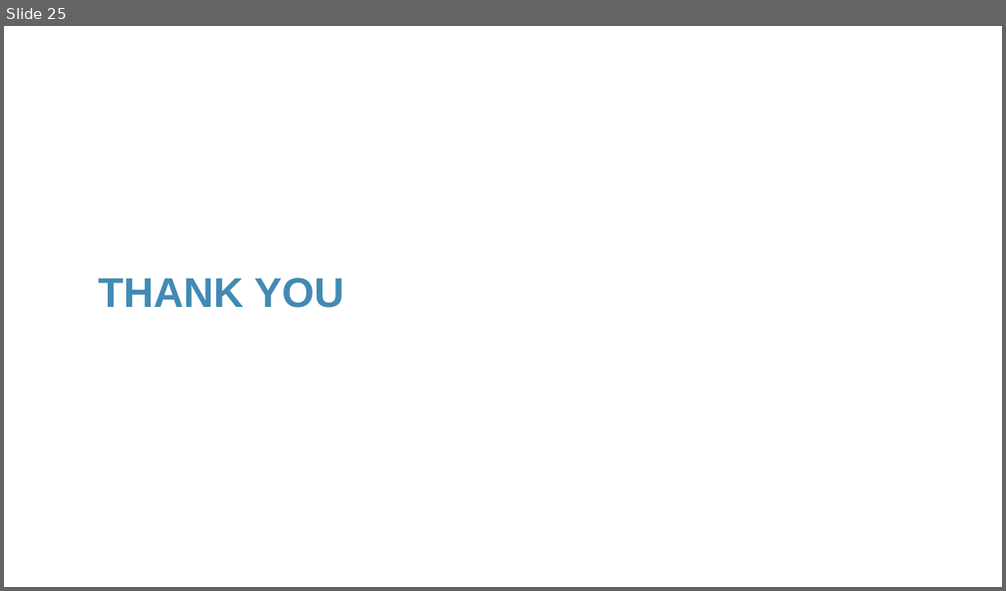
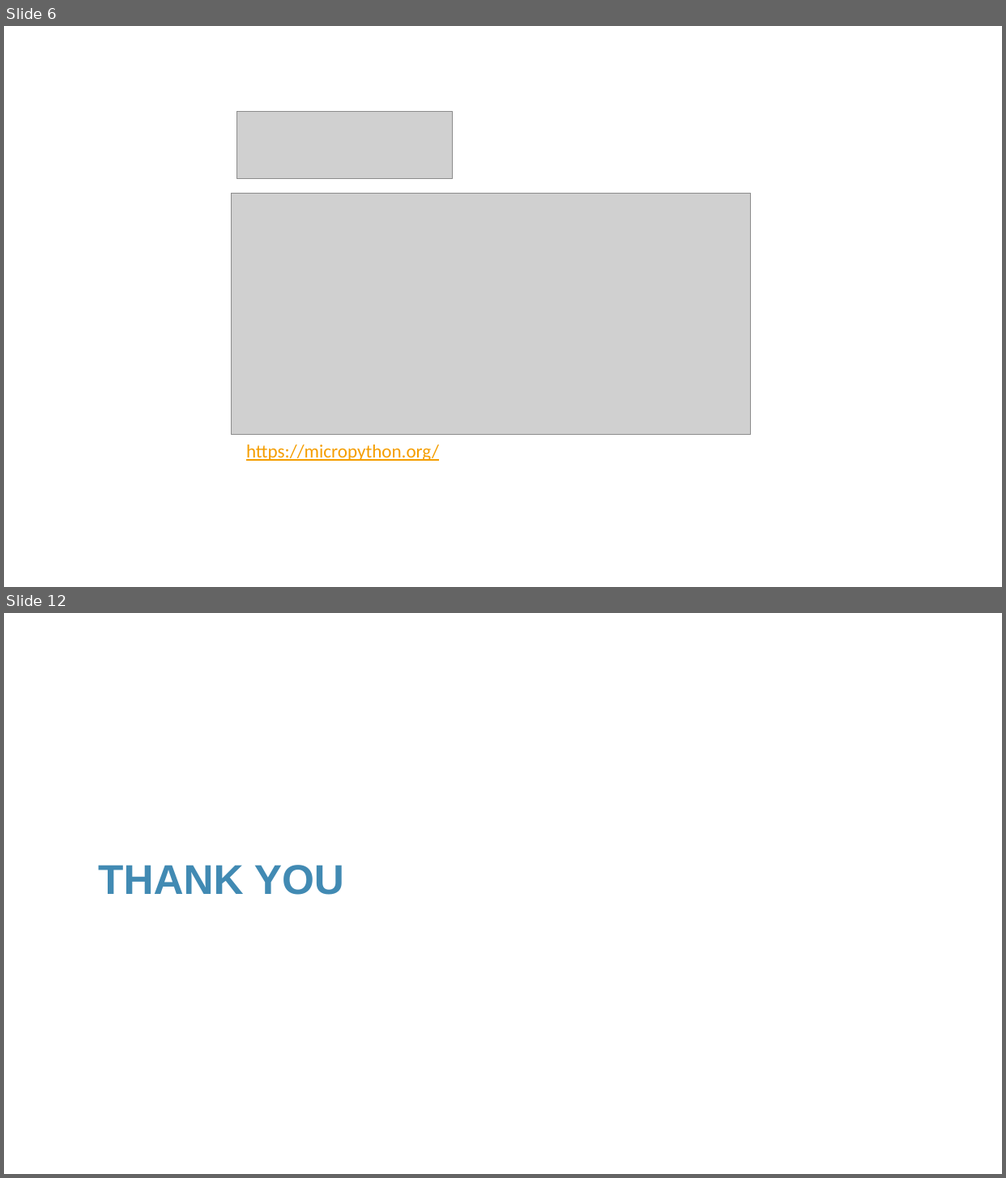
Before and after one commit to franckalbinet/iot-nbtc-itu, a slide deck: presentations/session-3-building-iot-products-programming-aspects.pptx. Shown one above the other, each under a label of ours: slide 25 before the commit, slides 6 and 12 after it; the slides between them are not shown. The pictures are 1006x591 and 1006x1178 pixels, drawn with LibreOffice and Linux fonts; fonts in the diff are those of the drawing; grey boxes stand for pictures; background and template pictures are left out. Boxes give left, top, right and bottom in pixels: in the first picture for what was removed or moved away, otherwise in the second. Text is boxed around its words. In the diff, an @@ line names an element or a change of style, - is before the commit and + after.

```diff
--- a/presentations/session-3-building-iot-products-programming-aspects.pptx
+++ b/presentations/session-3-building-iot-products-programming-aspects.pptx
@@ slide 6 added at (x1=4, y1=26, x2=1002, y2=587), background #FFFFFF @@
@@ picture added at (x1=236, y1=111, x2=453, y2=179) @@
@@ picture added at (x1=232, y1=194, x2=750, y2=435) @@
@@ text added at (x1=246, y1=445, x2=439, y2=461), 18 pt, text #F59E00, underline @@
+https://micropython.org/
@@ what was slide 25 is now slide 12 @@
```
Also in this commit, not shown: 1 slide changed, 9 other slides added, 23 slides removed, 2 other files.
